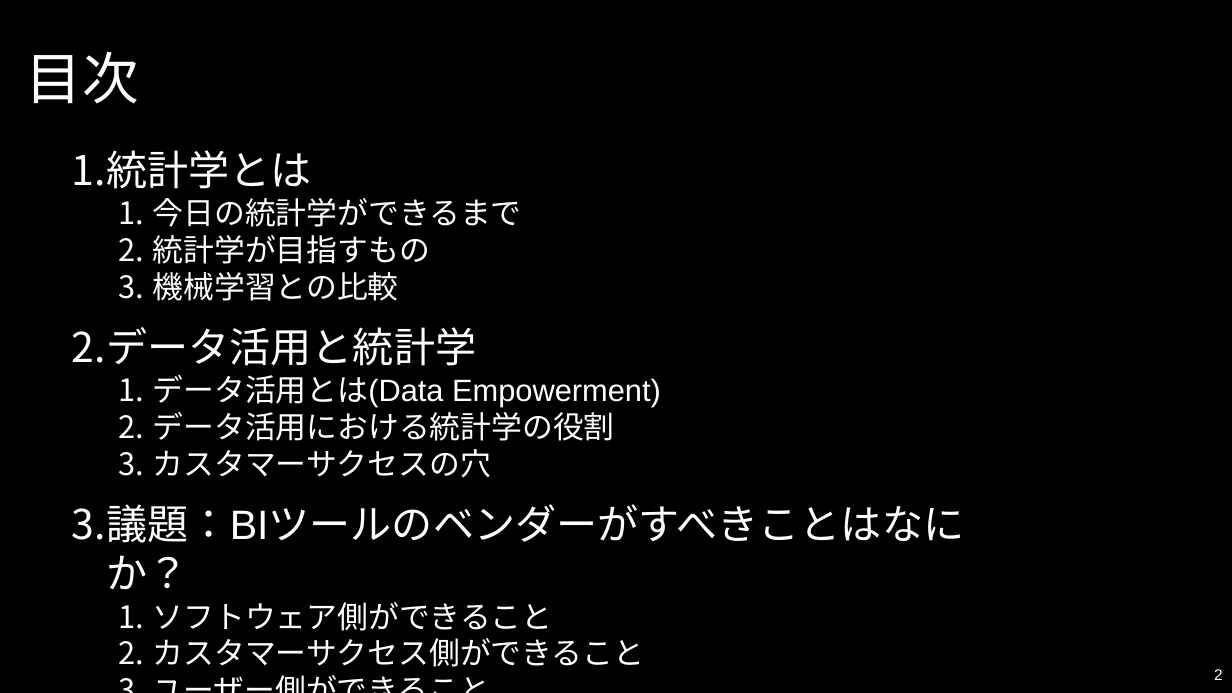
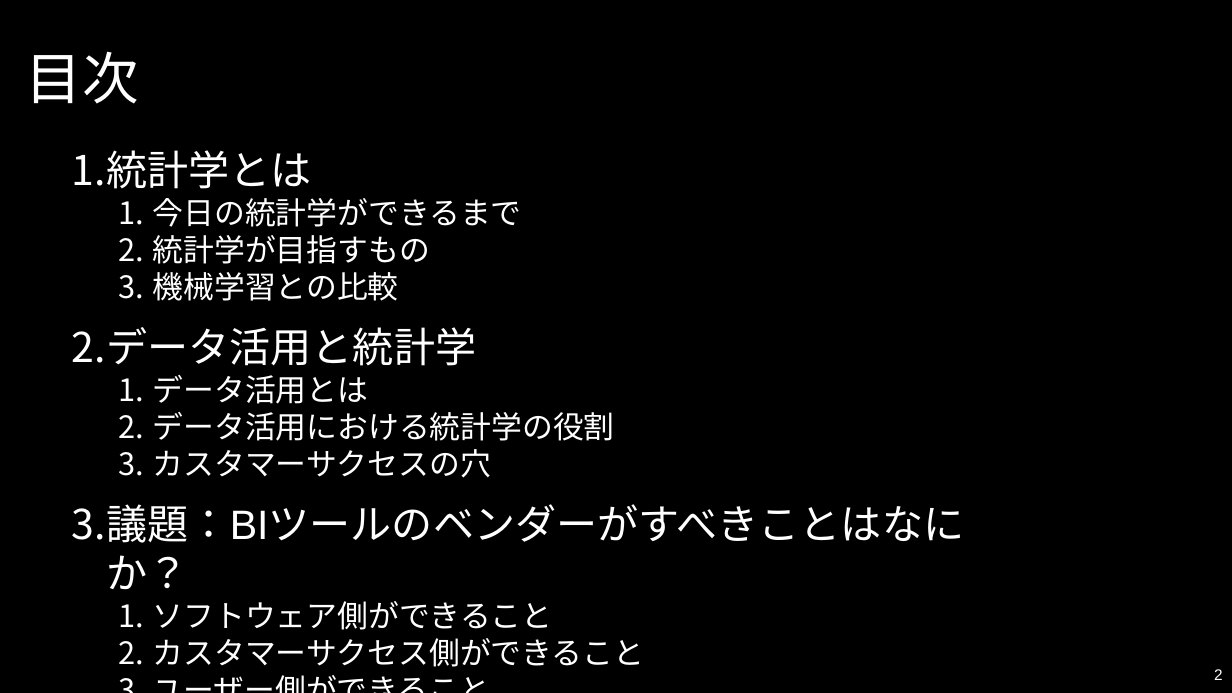
Before and after one commit to Yoshifumi14/stats, a slide deck: slide 2 of slide/lib/DataEmpowermentを議論.pptx. Drawn at 1232x693 pixels with LibreOffice and Linux fonts; fonts in the diff are those of the drawing; background and template pictures are left out. Boxes give left, top, right and bottom in pixels: in the first picture for what was removed or moved away, otherwise in the second. Text is boxed around its words. In the diff, an @@ line names an element or a change of style, - is before the commit and + after.

```diff
--- a/slide/lib/DataEmpowermentを議論.pptx
+++ b/slide/lib/DataEmpowermentを議論.pptx
@@ text at [153,375,369,404]: text changed @@
-  1. データ活用とは(Data Empowerment)
+  1. データ活用とは
```
Also in this commit, not shown: 1 other file.
